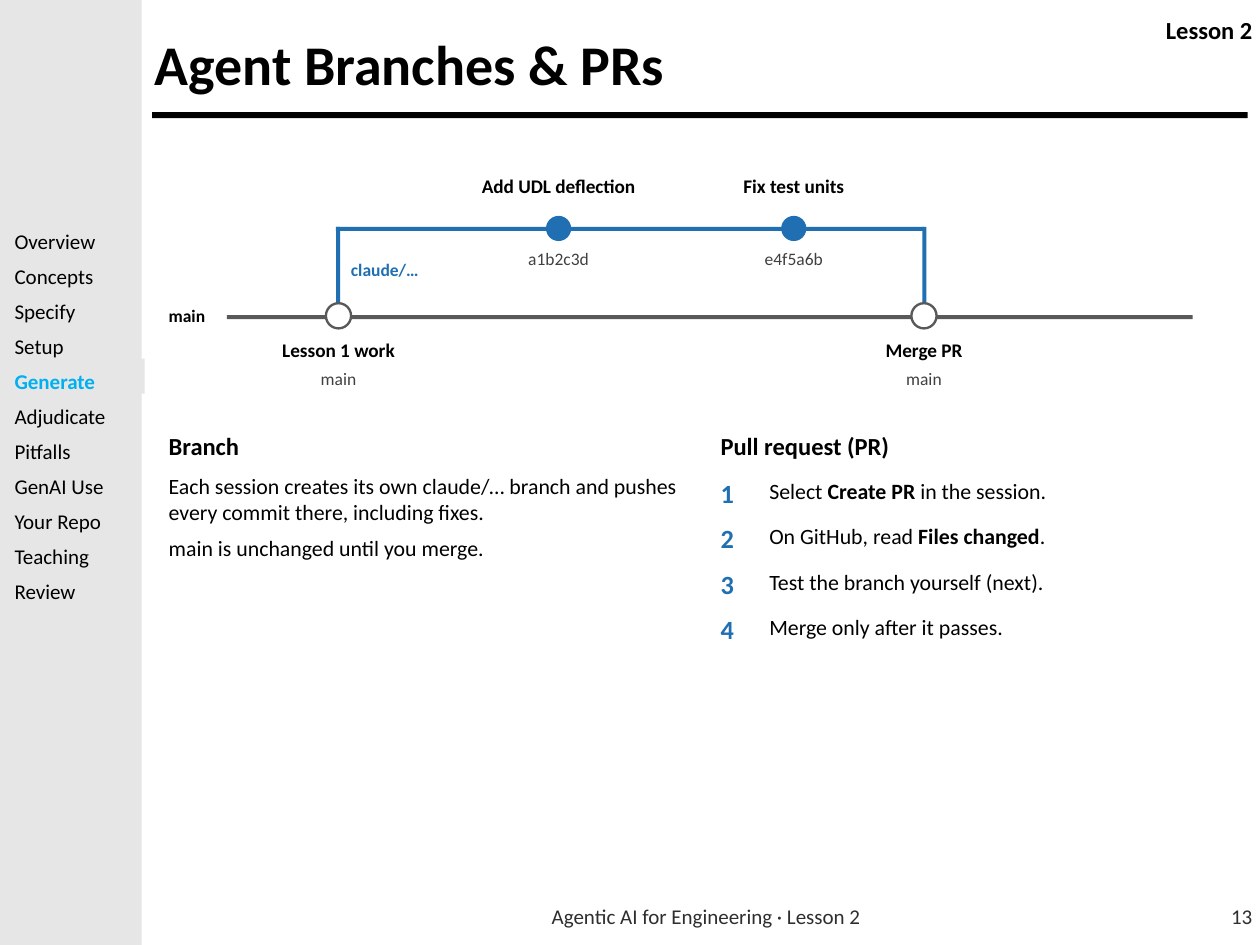
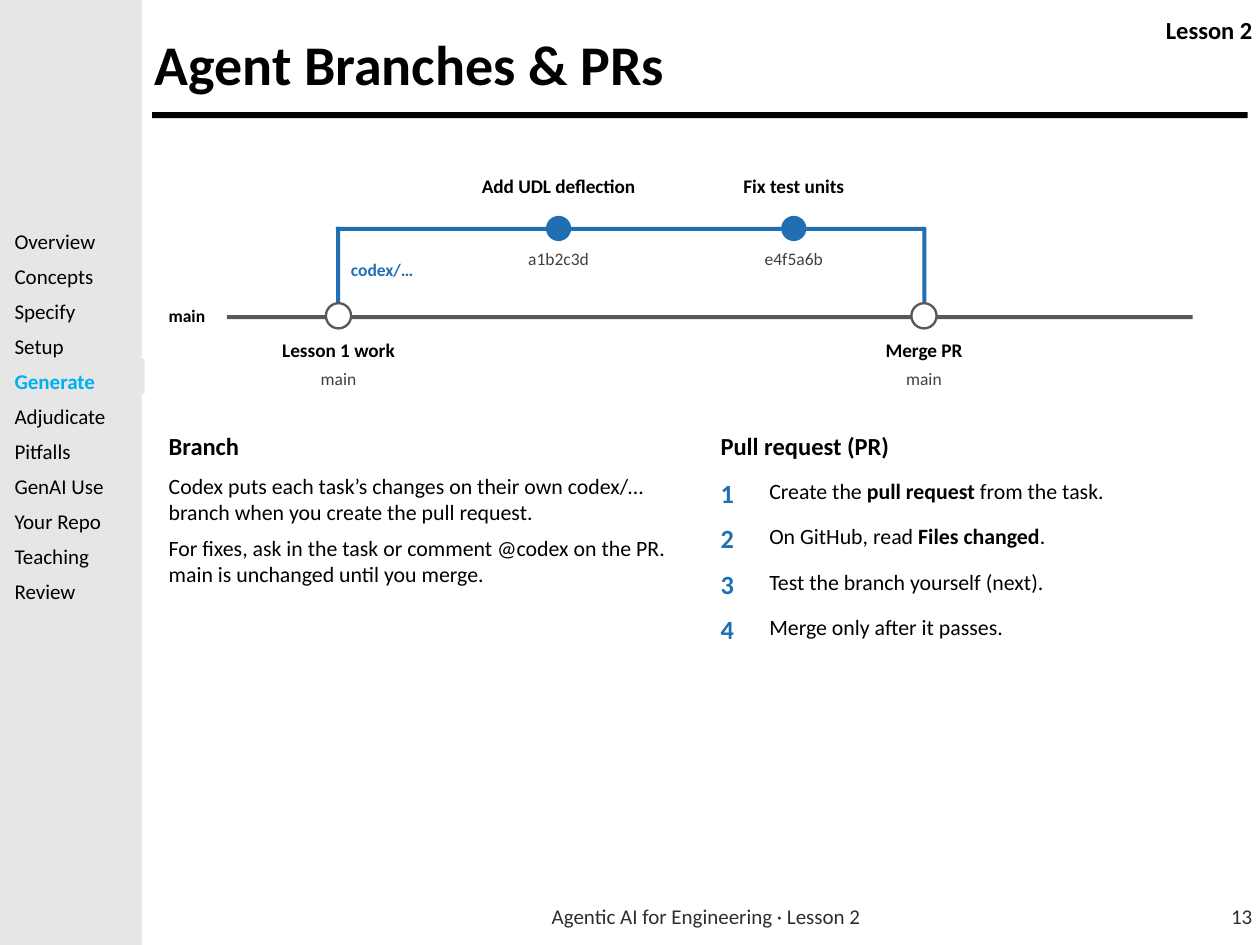
Before and after one commit to usafa-dfas/Agentic-AI-for-Engineering, a slide deck: slide 13 of Lesson Material/LSN 2 - Introduction to Agentic AI for Coding/Agentic_AI_for_Engineering_Lesson_2.pptx. Drawn at 1260x945 pixels with LibreOffice and Linux fonts; fonts in the diff are those of the drawing; background and template pictures are left out. Boxes give left, top, right and bottom in pixels: in the first picture for what was removed or moved away, otherwise in the second. Text is boxed around its words. In the diff, an @@ line names an element or a change of style, - is before the commit and + after.

```diff
--- a/Lesson Material/LSN 2 - Introduction to Agentic AI for Coding/Agentic_AI_for_Engineering_Lesson_2.pptx
+++ b/Lesson Material/LSN 2 - Introduction to Agentic AI for Coding/Agentic_AI_for_Engineering_Lesson_2.pptx
@@ text at bbox=[351, 263, 414, 277]: text changed @@
-claude/…
+codex/…
@@ text at bbox=[169, 478, 665, 586]: text changed @@
-Each session creates its own claude/… branch and pushes every commit there, including fixes.
-main is unchanged until you merge.
+Codex puts each task’s changes on their own codex/… branch when you create the pull request.
+For fixes, ask in the task or comment @codex on the PR. main is unchanged until you merge.
@@ text at bbox=[769, 483, 1103, 503]: text changed @@
-Select Create PR in the session.
+Create the pull request from the task.
```
Also in this commit, not shown: 18 other slides changed, 5 other files.
